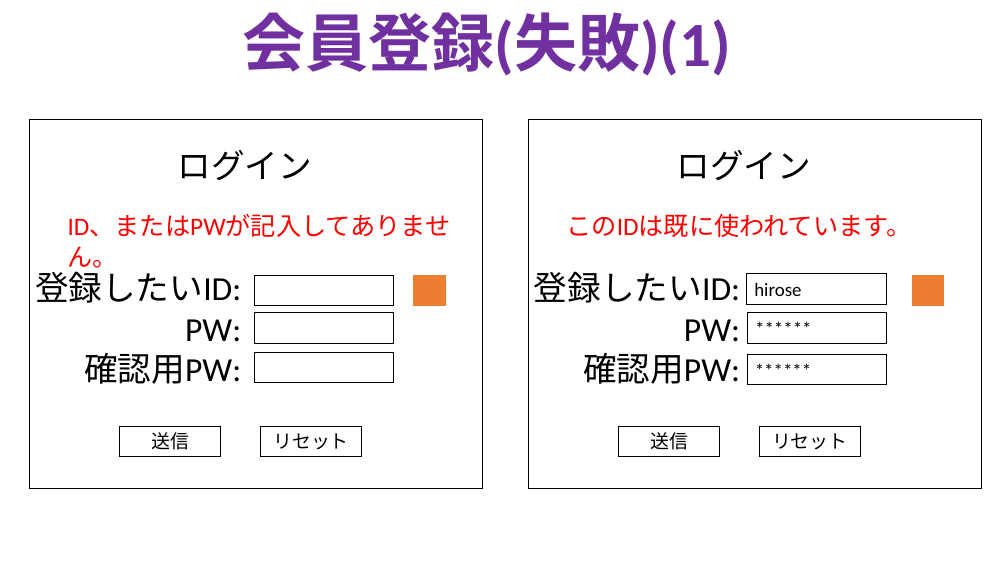
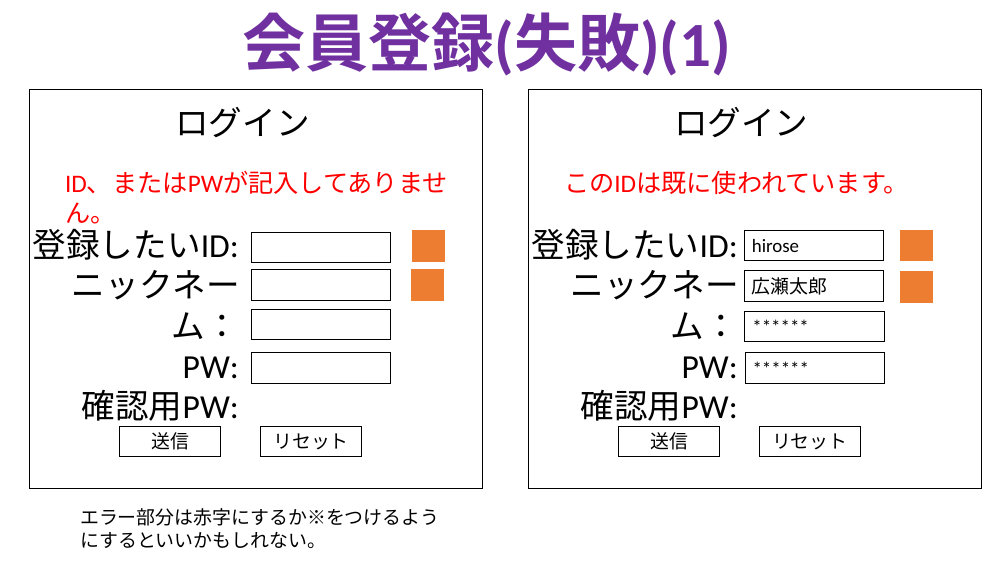
Before and after one commit to TakanoriOnuma/WebApplication, a slide deck: slide 3 of design/HTMLページ設計.pptx. Drawn at 1008x567 pixels with LibreOffice and Linux fonts; fonts in the diff are those of the drawing. Boxes give left, top, right and bottom in pixels: in the first picture for what was removed or moved away, otherwise in the second. Text is boxed around its words. In the diff, an @@ line names an element or a change of style, - is before the commit and + after.

Commit message:
会員登録画面にニックネームを書く欄を追加
会員登録時にニックネームを書くようにするが、
そうすると重複チェックが2種類あって面倒かもしれない。
そのためもしかしたらやり方を変えるかもしれない。

```diff
--- a/design/HTMLページ設計.pptx
+++ b/design/HTMLページ設計.pptx
@@ rectangle: place and size @@
-rectangle at [29,119,483,489]
+rectangle at [29,89,483,489]
@@ rectangle: place and size @@
-rectangle at [529,119,982,489]
+rectangle at [529,89,982,489]
@@ text "ID、またはPWが記入してありません。": place and size @@
-text "ID、またはPWが記入してありません。" at [68,215,451,273]
+text "ID、またはPWが記入してありません。" at [65,172,448,230]
@@ text "登録したいID:": place and size @@
-text "登録したいID:" at [35,266,241,384]
+text "登録したいID:" at [33,223,240,428]
@@ 5 rectangles, 3 texts: place and size @@
-5 rectangles, 3 texts at [178,150,911,383]
+5 rectangles, 3 texts at [175,107,909,340]
@@ text "登録したいID:": place and size @@
-text "登録したいID:" at [534,271,740,384]
+text "登録したいID:" at [531,228,739,428]
@@ rectangle: place and size @@
-rectangle at [913,275,944,306]
+rectangle at [901,231,933,261]
@@ text at [72,270,240,339]: paragraph added @@
+ニックネーム：
@@ rectangle added at [411,270,443,300], fill #ED7D31, outline #ED7D31 1 pt @@
@@ text at [571,270,739,339]: paragraph added @@
+ニックネーム：
@@ rectangle added at [745,271,884,301], outline #000000 0.75 pt, 18 pt, text #000000 @@
+広瀬太郎
@@ rectangle added at [901,272,933,302], fill #ED7D31, outline #ED7D31 1 pt @@
@@ rectangle "******": place and size @@
-rectangle "******" at [748,355,887,385]
+rectangle "******" at [745,312,884,342]
@@ rectangle added at [252,352,391,383], outline #000000 0.75 pt @@
@@ rectangle "******": place and size @@
-rectangle "******" at [748,313,887,343]
+rectangle "******" at [746,353,885,383]
@@ text added at [80,508,439,548], 18 pt, text #000000 @@
+エラー部分は赤字にするか※をつけるようにするといいかもしれない。
```
Also in this commit, not shown: 2 other slides changed.
